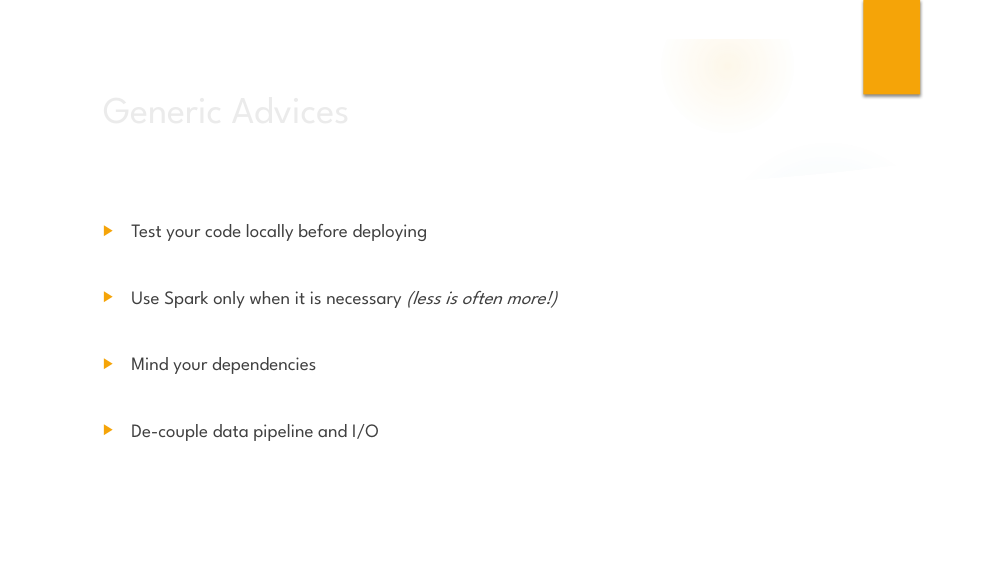
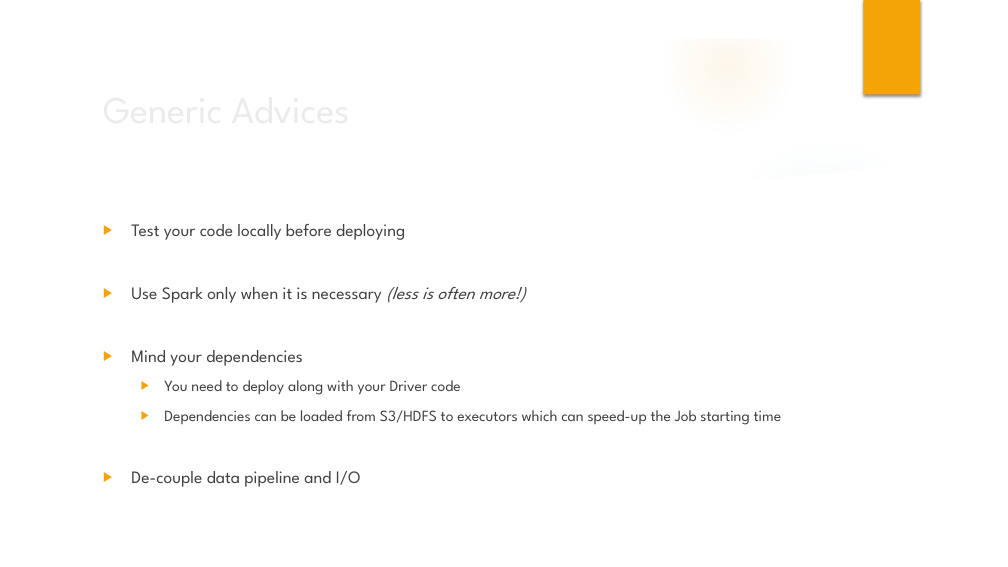
Before and after one commit to azimmerman0125/spark-training-october-13, a slide deck: slide 55 of slides/Introduction to Apache Spark.pptx (slide 39 before the commit). Drawn at 1008x567 pixels with LibreOffice and Linux fonts; fonts in the diff are those of the drawing; background and template pictures are left out. Boxes give left, top, right and bottom in pixels: in the first picture for what was removed or moved away, otherwise in the second. Text is boxed around its words. In the diff, an @@ line names an element or a change of style, - is before the commit and + after.

```diff
--- a/slides/Introduction to Apache Spark.pptx
+++ b/slides/Introduction to Apache Spark.pptx
@@ text at <box>131,224,526,487</box>: size 18 to 16.6 pt in "Test your code locally before deploying", "Use Spark only when it is necessary ...", "Mind your dependencies", "De-couple data pipeline and I/O" @@
@@ text at <box>164,380,782,425</box>: paragraphs added @@
+  ▶ You need to deploy along with your Driver code
+  ▶ Dependencies can be loaded from S3/HDFS to executors which can speed-up the Job starting time
```
Also in this commit, not shown: 11 other slides changed, 15 slides added, 3 slides removed.
